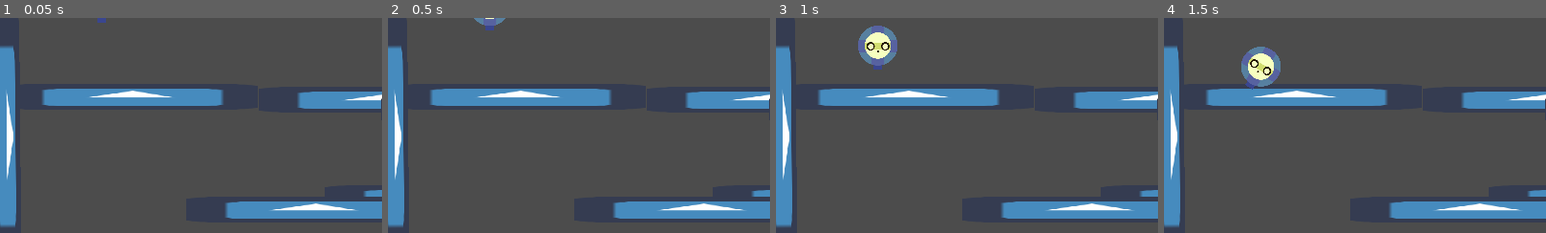
Above: before the commit, frames 1-4 (left to right).
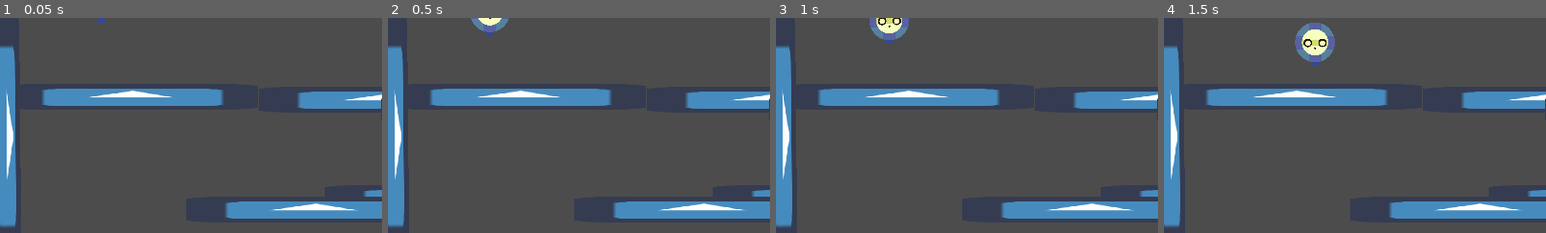
Above: after the commit, the same moments.

Repository: KoshakiDev/GodotWildJam13Mar2021
Game: Godot game, scene res://Levels/DebugLevel.tscn
The game is run twice, just before and just after one commit, with the same random seed, the same clock (stepped at 60 frames per second) and the same inputs. The engine's default icon, where the game draws it, is replaced by a stand-in: a white triangle on a blue panel in a dark square.
Inputs:
- Up to frame 1 (0.05 s): no input
- Up to frame 2 (0.5 s): no input
- Up to frame 3 (1 s): hold Right (move_right, bound only after the commit) from 0.53 s (still down); hold Space (jump) from 0.53 s (still down)
- Up to frame 4 (1.5 s): release Right (move_right, bound only after the commit) at 1.28 s; release Space (jump) at 1.28 s; hold S (move_down, bound only before the commit) from 1.28 s (still down); tap Space (jump) at 1.35 s
The pictures show only the part of the screen within x 0-50%, y 0-50%; the shares and areas given below are measured in that part.

Frame 1 is identical in both runs. In frame 2, 0.5% of the frame differs, in the area x 21-32%, y 0-9%; in frame 3, 2.1%; in frame 4, 3.1%, in the area x 20-45%, y 2-34%.

Commit message:
Removed leg and added thruster; revamped movement
thruster has no sprite yet

Diff:
--- a/Entities/Player/Player.gd
+++ b/Entities/Player/Player.gd
@@ -1 +1,11 @@
 extends RigidBody2D
+
+
+export var max_linear_velocity := Vector2(500, -1)
+
+
+func _physics_process(delta):
+	if max_linear_velocity.x >= 0:
+		linear_velocity.x = min(linear_velocity.x, max_linear_velocity.x)
+	if max_linear_velocity.y >= 0:
+		linear_velocity.y = min(linear_velocity.y, max_linear_velocity.y)
--- a/Entities/Player/Player.tscn
+++ b/Entities/Player/Player.tscn
@@ -1,38 +1,47 @@
-[gd_scene load_steps=33 format=2]
+[gd_scene load_steps=34 format=2]
 
 [ext_resource path="res://Modules/Head/PlayerHead.tscn" type="PackedScene" id=1]
 [ext_resource path="res://Entities/Player/Player.gd" type="Script" id=2]
 [ext_resource path="res://Modules/ModuleManager.gd" type="Script" id=3]
+[ext_resource path="res://Modules/Thruster/SmallThruster.tscn" type="PackedScene" id=4]
+
+[sub_resource type="AnimationNodeAnimation" id=1]
+animation = "Idle"
+
+[sub_resource type="AnimationNodeAnimation" id=2]
+animation = "Jump"
+
+[sub_resource type="AnimationNodeAnimation" id=3]
+animation = "Pull"
 
 [sub_resource type="AnimationNodeAnimation" id=4]
-animation = "Idle"
+animation = "Push"
 
 [sub_resource type="AnimationNodeAnimation" id=5]
-animation = "Jump"
+animation = "Roll"
 
 [sub_resource type="AnimationNodeAnimation" id=6]
-animation = "Pull"
-
-[sub_resource type="AnimationNodeAnimation" id=7]
-animation = "Push"
-
-[sub_resource type="AnimationNodeAnimation" id=8]
-animation = "Roll"
-
-[sub_resource type="AnimationNodeAnimation" id=9]
 animation = "Walk"
 
-[sub_resource type="AnimationNodeStateMachineTransition" id=10]
+[sub_resource type="AnimationNodeStateMachineTransition" id=7]
 
-[sub_resource type="AnimationNodeStateMachineTransition" id=11]
+[sub_resource type="AnimationNodeStateMachineTransition" id=8]
 switch_mode = 2
 auto_advance = true
 
+[sub_resource type="AnimationNodeStateMachineTransition" id=9]
+
+[sub_resource type="AnimationNodeStateMachineTransition" id=10]
+switch_mode = 2
+auto_advance = true
+
+[sub_resource type="AnimationNodeStateMachineTransition" id=11]
+
 [sub_resource type="AnimationNodeStateMachineTransition" id=12]
+switch_mode = 2
+auto_advance = true
 
 [sub_resource type="AnimationNodeStateMachineTransition" id=13]
-switch_mode = 2
-auto_advance = true
 
 [sub_resource type="AnimationNodeStateMachineTransition" id=14]
 
@@ -45,74 +54,66 @@
 [sub_resource type="AnimationNodeStateMachineTransition" id=17]
 
 [sub_resource type="AnimationNodeStateMachineTransition" id=18]
-switch_mode = 2
-auto_advance = true
 
 [sub_resource type="AnimationNodeStateMachineTransition" id=19]
 
 [sub_resource type="AnimationNodeStateMachineTransition" id=20]
 
 [sub_resource type="AnimationNodeStateMachineTransition" id=21]
-
-[sub_resource type="AnimationNodeStateMachineTransition" id=22]
-
-[sub_resource type="AnimationNodeStateMachineTransition" id=23]
-
-[sub_resource type="AnimationNodeStateMachineTransition" id=24]
 switch_mode = 2
 auto_advance = true
 
-[sub_resource type="AnimationNodeStateMachine" id=25]
-states/Idle/node = SubResource( 4 )
+[sub_resource type="AnimationNodeStateMachine" id=22]
+states/Idle/node = SubResource( 1 )
 states/Idle/position = Vector2( 233, 95 )
-states/Jump/node = SubResource( 5 )
+states/Jump/node = SubResource( 2 )
 states/Jump/position = Vector2( 233, 256 )
-states/Pull/node = SubResource( 6 )
+states/Pull/node = SubResource( 3 )
 states/Pull/position = Vector2( 520, 95 )
-states/Push/node = SubResource( 7 )
+states/Push/node = SubResource( 4 )
 states/Push/position = Vector2( -73, 399 )
-states/Roll/node = SubResource( 8 )
+states/Roll/node = SubResource( 5 )
 states/Roll/position = Vector2( -73, 95 )
-states/Walk/node = SubResource( 9 )
+states/Walk/node = SubResource( 6 )
 states/Walk/position = Vector2( 520, 399 )
-transitions = [ "Idle", "Roll", SubResource( 10 ), "Roll", "Idle", SubResource( 11 ), "Idle", "Walk", SubResource( 12 ), "Walk", "Idle", SubResource( 13 ), "Idle", "Jump", SubResource( 14 ), "Jump", "Idle", SubResource( 15 ), "Walk", "Jump", SubResource( 16 ), "Roll", "Jump", SubResource( 17 ), "Pull", "Idle", SubResource( 18 ), "Idle", "Pull", SubResource( 19 ), "Walk", "Pull", SubResource( 20 ), "Idle", "Push", SubResource( 21 ), "Walk", "Push", SubResource( 22 ), "Roll", "Push", SubResource( 23 ), "Push", "Idle", SubResource( 24 ) ]
+transitions = [ "Idle", "Roll", SubResource( 7 ), "Roll", "Idle", SubResource( 8 ), "Idle", "Walk", SubResource( 9 ), "Walk", "Idle", SubResource( 10 ), "Idle", "Jump", SubResource( 11 ), "Jump", "Idle", SubResource( 12 ), "Walk", "Jump", SubResource( 13 ), "Roll", "Jump", SubResource( 14 ), "Pull", "Idle", SubResource( 15 ), "Idle", "Pull", SubResource( 16 ), "Walk", "Pull", SubResource( 17 ), "Idle", "Push", SubResource( 18 ), "Walk", "Push", SubResource( 19 ), "Roll", "Push", SubResource( 20 ), "Push", "Idle", SubResource( 21 ) ]
 graph_offset = Vector2( -292.956, 15 )
 
-[sub_resource type="AnimationNodeStateMachinePlayback" id=26]
+[sub_resource type="AnimationNodeStateMachinePlayback" id=23]
+
+[sub_resource type="Animation" id=24]
+resource_name = "Idle"
+
+[sub_resource type="Animation" id=25]
+resource_name = "Jump"
+
+[sub_resource type="Animation" id=26]
+resource_name = "Pull"
 
 [sub_resource type="Animation" id=27]
-resource_name = "Idle"
+resource_name = "Push"
 
 [sub_resource type="Animation" id=28]
-resource_name = "Jump"
+resource_name = "Roll"
 
 [sub_resource type="Animation" id=29]
-resource_name = "Pull"
-
-[sub_resource type="Animation" id=30]
-resource_name = "Push"
-
-[sub_resource type="Animation" id=31]
-resource_name = "Roll"
-
-[sub_resource type="Animation" id=32]
 resource_name = "Walk"
 
 [node name="Player" type="RigidBody2D"]
 script = ExtResource( 2 )
 
 [node name="AnimationTree" type="AnimationTree" parent="."]
-tree_root = SubResource( 25 )
+tree_root = SubResource( 22 )
 anim_player = NodePath("AnimationPlayer")
-parameters/playback = SubResource( 26 )
+parameters/playback = SubResource( 23 )
 
 [node name="AnimationPlayer" type="AnimationPlayer" parent="AnimationTree"]
-anims/Idle = SubResource( 27 )
-anims/Jump = SubResource( 28 )
-anims/Pull = SubResource( 29 )
-anims/Push = SubResource( 30 )
-anims/Roll = SubResource( 31 )
-anims/Walk = SubResource( 32 )
+anims/Idle = SubResource( 24 )
+anims/Jump = SubResource( 25 )
+anims/Pull = SubResource( 26 )
+anims/Push = SubResource( 27 )
+anims/Roll = SubResource( 28 )
+anims/Walk = SubResource( 29 )
 
 [node name="Camera2D" type="Camera2D" parent="."]
 current = true
@@ -125,3 +126,5 @@
 script = ExtResource( 3 )
 
 [node name="PlayerHead" parent="ModuleManager" instance=ExtResource( 1 )]
+
+[node name="Thruster" parent="ModuleManager" instance=ExtResource( 4 )]
--- a/Levels/DebugLevel.tscn
+++ b/Levels/DebugLevel.tscn
@@ -1,11 +1,7 @@
-[gd_scene load_steps=5 format=2]
+[gd_scene load_steps=3 format=2]
 
 [ext_resource path="res://Obstacles/Platform.tscn" type="PackedScene" id=1]
 [ext_resource path="res://Entities/Player/Player.tscn" type="PackedScene" id=2]
-[ext_resource path="res://Levels/RigidBody2D.gd" type="Script" id=3]
-
-[sub_resource type="RectangleShape2D" id=1]
-extents = Vector2( 30, 10 )
 
 [node name="DebugLevel" type="Node2D"]
 
@@ -62,18 +58,3 @@
 position = Vector2( 255.943, -44.3199 )
 mass = 0.5
 gravity_scale = 3.0
-
-[node name="RigidBody2D" type="RigidBody2D" parent="Player"]
-script = ExtResource( 3 )
-
-[node name="Tween" type="Tween" parent="Player/RigidBody2D"]
-
-[node name="CollisionShape2D" type="CollisionShape2D" parent="Player/RigidBody2D"]
-position = Vector2( -0.841843, 64.8222 )
-shape = SubResource( 1 )
-
-[node name="PinJoint2D" type="PinJoint2D" parent="Player"]
-node_a = NodePath("..")
-node_b = NodePath("../RigidBody2D")
-
-[connection signal="tween_completed" from="Player/RigidBody2D/Tween" to="Player/RigidBody2D" method="_on_Tween_tween_completed"]
--- a/Modules/Head/PlayerHead.gd
+++ b/Modules/Head/PlayerHead.gd
@@ -1,12 +1,17 @@
 extends Module
 
-export var roll_speed: float = 100
-export(float, 0, 1) var roll_weight := .1
+export var roll_speed: float = 150
+export var rotation_speed: float = 5
+export(float, 0, 1) var rotation_accel := .1
 
 
 func _physics_process(delta):
-	var dir := Vector2.ZERO
-	dir.x = Input.get_action_strength("move_right") - Input.get_action_strength("move_left")
-	dir.y = Input.get_action_strength("move_down") - Input.get_action_strength("move_up")
+	var dir: float = Input.get_action_strength("move_right") - Input.get_action_strength("move_left")
 
-	owner.applied_force.x = dir.x * roll_speed
+	var rotate_dir: float = Input.get_action_strength("rotate_right") - Input.get_action_strength("rotate_left")
+
+	owner.applied_force.x = dir * roll_speed
+
+	if rotate_dir:
+#		if not owner.test_motion(Vector2.DOWN * 5):
+		owner.angular_velocity = lerp(owner.angular_velocity, rotate_dir * rotation_speed, rotation_accel)
--- a/Modules/Legs/BouncyLeg.gd
+++ /dev/null
@@ -1,8 +0,0 @@
-extends Module
-
-
-onready var piston_collider := $CollisionBoxes/CollisionShape2D
-
-func _unhandled_input(event):
-	if event.is_action_pressed("jump"):
-		piston_collider.
--- a/Modules/ModuleManager.gd
+++ b/Modules/ModuleManager.gd
@@ -5,5 +5,6 @@
 func _ready():
 	print(Vector2.LEFT.angle())
 	var head: Module = $PlayerHead
-#	var leg: Module = $BouncyLeg
-#	head.connect_module(leg, head.get_connector_in(Vector2.DOWN), leg.get_connector_in(Vector2.UP))
+	var thruster: Module = $Thruster
+	head.connect_module(thruster, head.get_connector_in(Vector2.DOWN),
+		thruster.get_connector_in(Vector2.UP))
--- /dev/null
+++ b/Modules/Thruster/SmallThruster.gd
@@ -0,0 +1,8 @@
+extends Module
+
+export var thrust_force := 100
+
+func _unhandled_input(event):
+	if event.is_action_pressed("jump"):
+		print("Thrust in %s" % owner.rotation)
+		owner.apply_impulse($Connections/Connector.position, Vector2.UP.rotated(owner.rotation) * thrust_force)
--- a/Modules/Legs/BouncyLeg.tscn
+++ b/Modules/Thruster/SmallThruster.tscn
@@ -1,16 +1,15 @@
 [gd_scene load_steps=4 format=2]
 
 [ext_resource path="res://Modules/Module.tscn" type="PackedScene" id=1]
-[ext_resource path="res://Modules/Connector.gd" type="Script" id=5]
-[ext_resource path="res://Modules/Legs/BouncyLeg.gd" type="Script" id=6]
+[ext_resource path="res://Modules/Thruster/SmallThruster.gd" type="Script" id=2]
+[ext_resource path="res://Modules/Connector.gd" type="Script" id=3]
 
-[node name="BouncyLeg" instance=ExtResource( 1 )]
-script = ExtResource( 6 )
+[node name="Thruster" instance=ExtResource( 1 )]
+script = ExtResource( 2 )
 
 [node name="CollisionShape2D" type="CollisionPolygon2D" parent="CollisionBoxes" index="0"]
 polygon = PoolVector2Array( 25, 0, 12.5, 25, -12.5, 25, -25, 0, 0, 0, 0, 0 )
 
 [node name="Connector" type="Position2D" parent="Connections" index="0"]
-position = Vector2( -0.561218, 0.143402 )
-script = ExtResource( 5 )
+script = ExtResource( 3 )
 direction_string = "Up"
--- a/project.godot
+++ b/project.godot
@@ -53,32 +53,32 @@
 
 move_left={
 "deadzone": 0.5,
-"events": [ Object(InputEventKey,"resource_local_to_scene":false,"resource_name":"","device":0,"alt":false,"shift":false,"control":false,"meta":false,"command":false,"pressed":false,"scancode":65,"unicode":0,"echo":false,"script":null)
-, Object(InputEventJoypadMotion,"resource_local_to_scene":false,"resource_name":"","device":0,"axis":0,"axis_value":-1.0,"script":null)
+"events": [ Object(InputEventKey,"resource_local_to_scene":false,"resource_name":"","device":0,"alt":false,"shift":false,"control":false,"meta":false,"command":false,"pressed":false,"scancode":16777231,"unicode":0,"echo":false,"script":null)
+, Object(InputEventJoypadMotion,"resource_local_to_scene":false,"resource_name":"","device":0,"axis":2,"axis_value":-1.0,"script":null)
  ]
 }
 move_right={
 "deadzone": 0.5,
-"events": [ Object(InputEventKey,"resource_local_to_scene":false,"resource_name":"","device":0,"alt":false,"shift":false,"control":false,"meta":false,"command":false,"pressed":false,"scancode":68,"unicode":0,"echo":false,"script":null)
-, Object(InputEventJoypadMotion,"resource_local_to_scene":false,"resource_name":"","device":0,"axis":0,"axis_value":1.0,"script":null)
- ]
-}
-move_up={
-"deadzone": 0.5,
-"events": [ Object(InputEventKey,"resource_local_to_scene":false,"resource_name":"","device":0,"alt":false,"shift":false,"control":false,"meta":false,"command":false,"pressed":false,"scancode":87,"unicode":0,"echo":false,"script":null)
-, Object(InputEventJoypadMotion,"resource_local_to_scene":false,"resource_name":"","device":0,"axis":1,"axis_value":-1.0,"script":null)
- ]
-}
-move_down={
-"deadzone": 0.5,
-"events": [ Object(InputEventKey,"resource_local_to_scene":false,"resource_name":"","device":0,"alt":false,"shift":false,"control":false,"meta":false,"command":false,"pressed":false,"scancode":83,"unicode":0,"echo":false,"script":null)
-, Object(InputEventJoypadMotion,"resource_local_to_scene":false,"resource_name":"","device":0,"axis":1,"axis_value":1.0,"script":null)
+"events": [ Object(InputEventKey,"resource_local_to_scene":false,"resource_name":"","device":0,"alt":false,"shift":false,"control":false,"meta":false,"command":false,"pressed":false,"scancode":16777233,"unicode":0,"echo":false,"script":null)
+, Object(InputEventJoypadMotion,"resource_local_to_scene":false,"resource_name":"","device":0,"axis":2,"axis_value":1.0,"script":null)
  ]
 }
 jump={
 "deadzone": 0.5,
 "events": [ Object(InputEventKey,"resource_local_to_scene":false,"resource_name":"","device":0,"alt":false,"shift":false,"control":false,"meta":false,"command":false,"pressed":false,"scancode":32,"unicode":0,"echo":false,"script":null)
 , Object(InputEventJoypadButton,"resource_local_to_scene":false,"resource_name":"","device":0,"button_index":0,"pressure":0.0,"pressed":false,"script":null)
+ ]
+}
+rotate_left={
+"deadzone": 0.5,
+"events": [ Object(InputEventKey,"resource_local_to_scene":false,"resource_name":"","device":0,"alt":false,"shift":false,"control":false,"meta":false,"command":false,"pressed":false,"scancode":65,"unicode":0,"echo":false,"script":null)
+, Object(InputEventJoypadMotion,"resource_local_to_scene":false,"resource_name":"","device":0,"axis":0,"axis_value":-1.0,"script":null)
+ ]
+}
+rotate_right={
+"deadzone": 0.5,
+"events": [ Object(InputEventKey,"resource_local_to_scene":false,"resource_name":"","device":0,"alt":false,"shift":false,"control":false,"meta":false,"command":false,"pressed":false,"scancode":68,"unicode":0,"echo":false,"script":null)
+, Object(InputEventJoypadMotion,"resource_local_to_scene":false,"resource_name":"","device":0,"axis":0,"axis_value":1.0,"script":null)
  ]
 }
 
Binary file removed: Art/Calf.png
Not shown, removed: Art/Calf.png.import
Binary file removed: Art/Foot.png
Not shown, removed: Art/Foot.png.import
Binary file removed: Art/Thigh.png
Not shown, removed: Art/Thigh.png.import
